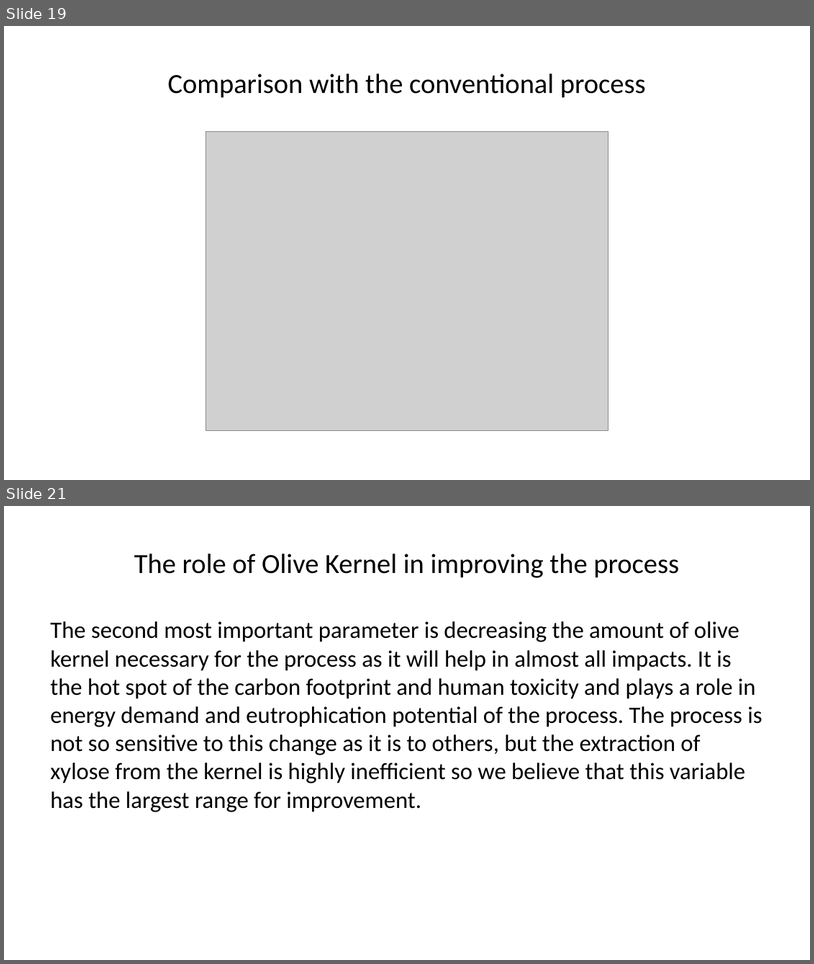
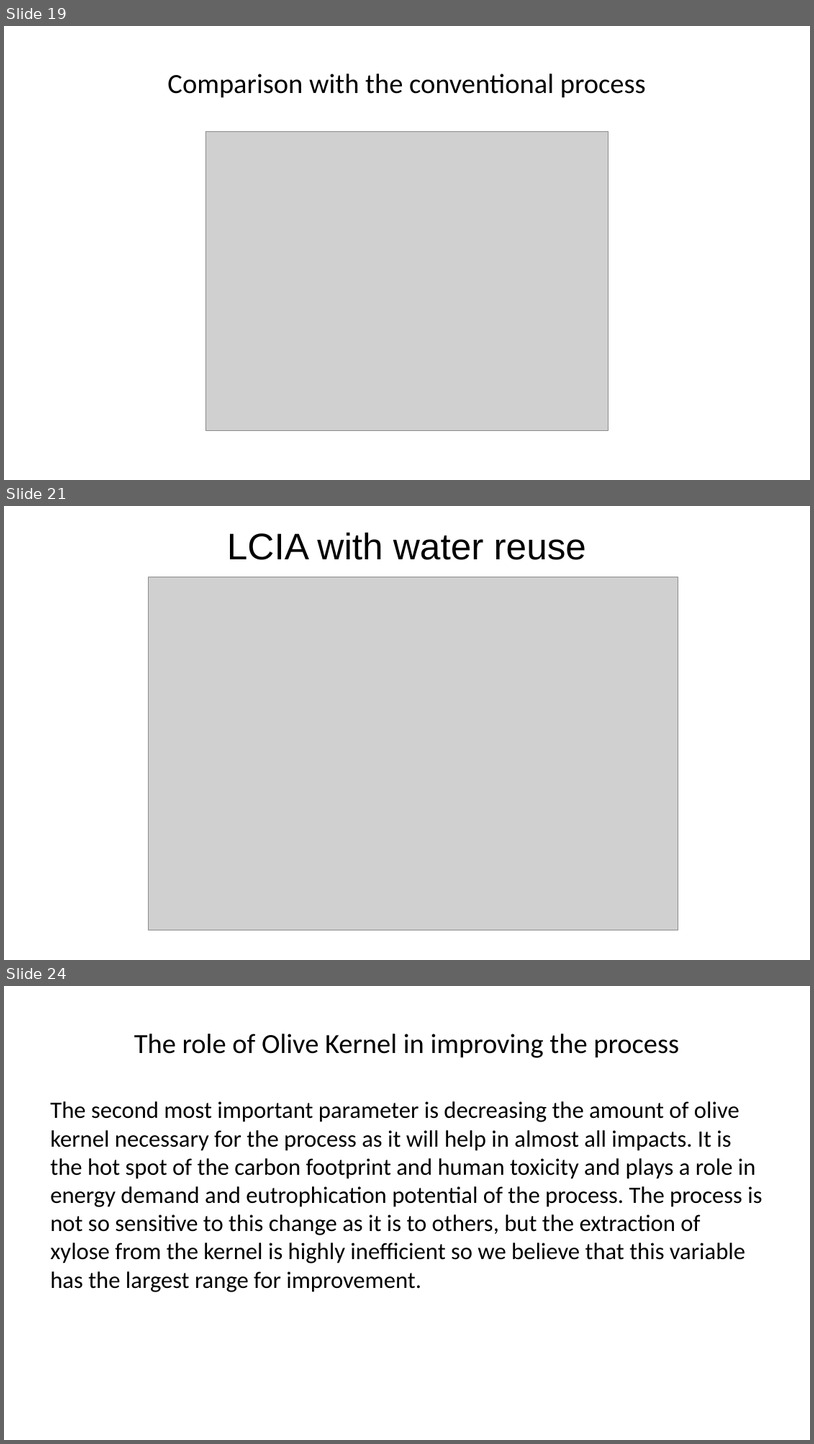
Before and after one commit to Vidianos-Giannitsis/Process-Design, a slide deck: LCA/cyclopentanone_olive_kernel_lca_presentation.pptx. Shown one above the other, each under a label of ours: slides 19 and 21 before the commit, slides 19, 21 and 24 after it; the slides between them are not shown. The pictures are 814x964 and 814x1444 pixels, drawn with LibreOffice and Linux fonts; fonts in the diff are those of the drawing; grey boxes stand for pictures. Boxes give left, top, right and bottom in pixels: in the first picture for what was removed or moved away, otherwise in the second. Text is boxed around its words. In the diff, an @@ line names an element or a change of style, - is before the commit and + after.

```diff
--- a/LCA/cyclopentanone_olive_kernel_lca_presentation.pptx
+++ b/LCA/cyclopentanone_olive_kernel_lca_presentation.pptx
@@ slide 21 added at (4, 506, 810, 960), background #FFFFFF @@
@@ title added at (227, 532, 586, 560), 44 pt, text #000000 @@
+LCIA with water reuse
@@ picture added at (149, 577, 679, 930) @@
@@ what was slide 21 is now slide 24 @@
```
Also in this commit, not shown: 2 slides changed, 3 other slides added, 1 slide removed, 4 other files.
